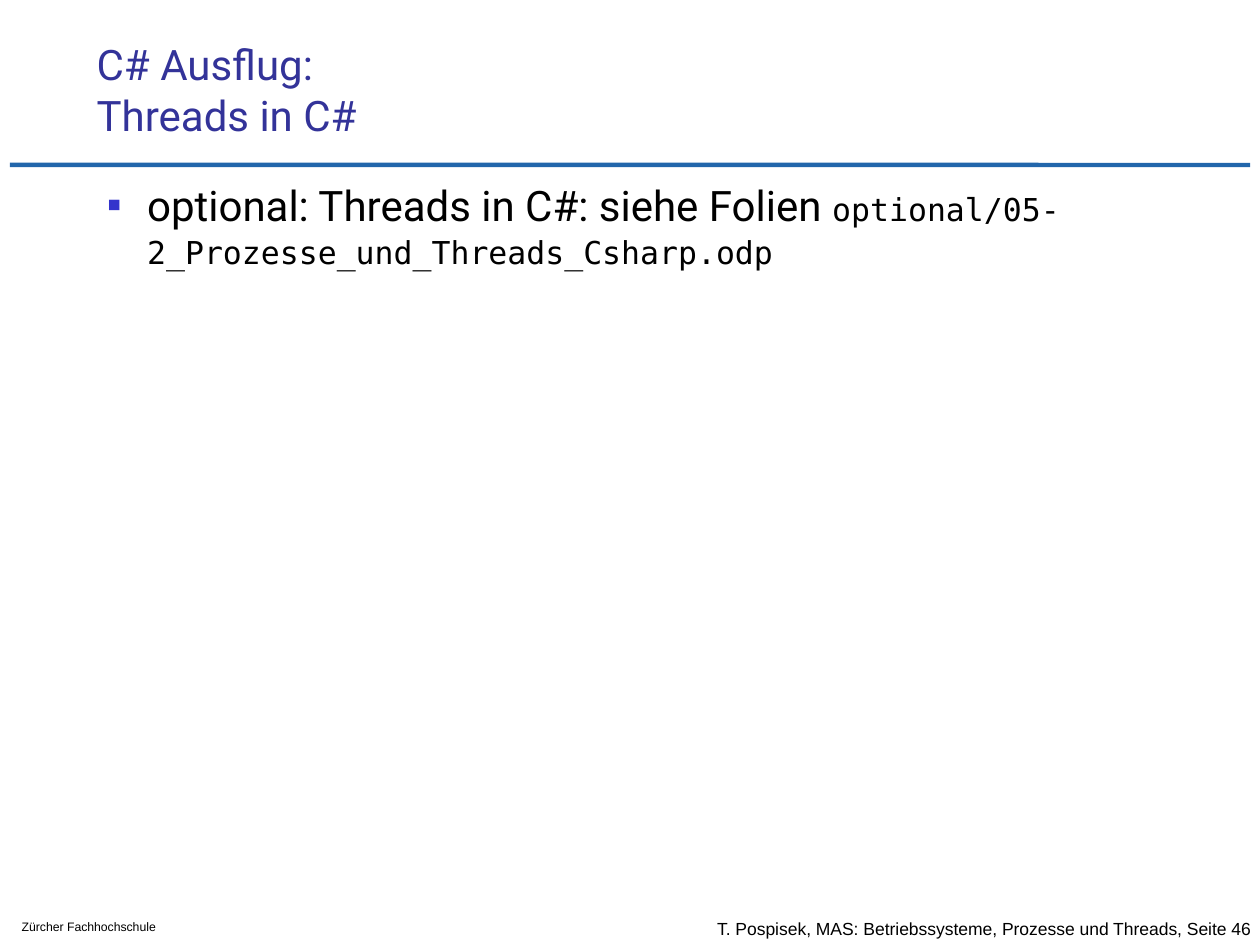
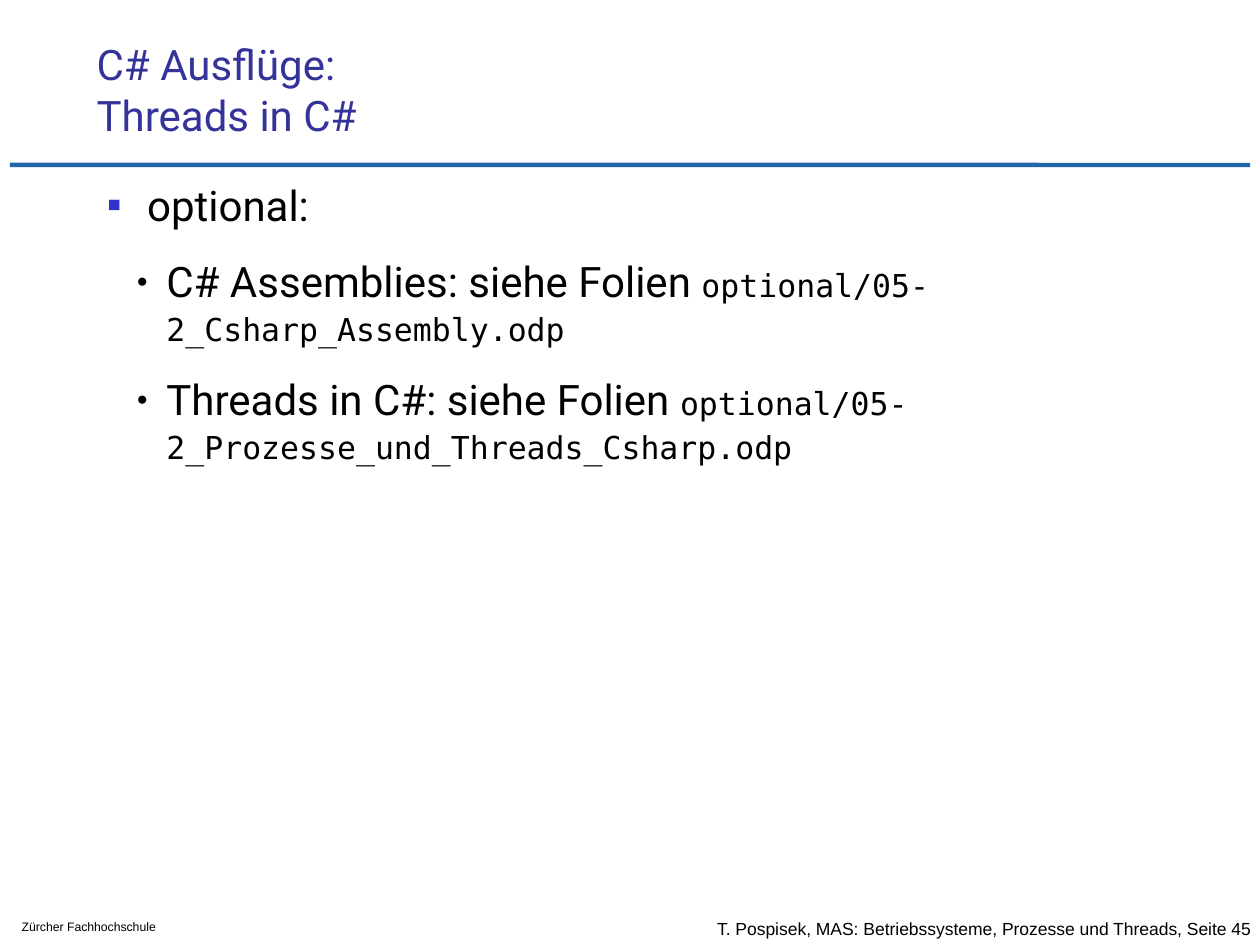
Before and after one commit to tpo/betriebssysteme, a slide deck: slide 45 of 05-2_Prozesse_und_Threads.odp (slide 46 before the commit). Drawn at 1260x945 pixels with LibreOffice and Linux fonts; fonts in the diff are those of the drawing; background and template pictures are left out. Boxes give left, top, right and bottom in pixels: in the first picture for what was removed or moved away, otherwise in the second. Text is boxed around its words. In the diff, an @@ line names an element or a change of style, - is before the commit and + after.

Commit message:
C# Assemblies in separates, optionales Dokument verschoben

```diff
--- a/05-2_Prozesse_und_Threads.odp
+++ b/05-2_Prozesse_und_Threads.odp
@@ title at (97, 48, 356, 132): text changed @@
-C# Ausflug:
-Threads in C#
+C# Ausflüge:
+Threads in C#
@@ text at (147, 189, 929, 466): text changed @@
-▪ optional: Threads in C#: siehe Folien optional/05-2_Prozesse_und_Threads_Csharp.odp
+▪ optional:
+  ● C# Assemblies: siehe Folien optional/05-2_Csharp_Assembly.odp
+  ● Threads in C#: siehe Folien optional/05-2_Prozesse_und_Threads_Csharp.odp
@@ text at (717, 922, 1250, 939): text changed @@
-T. Pospisek, MAS: Betriebssysteme, Prozesse und Threads, Seite 46
+T. Pospisek, MAS: Betriebssysteme, Prozesse und Threads, Seite 45
```
Also in this commit, not shown: 2 other slides changed, 1 slide removed, 1 other file.
